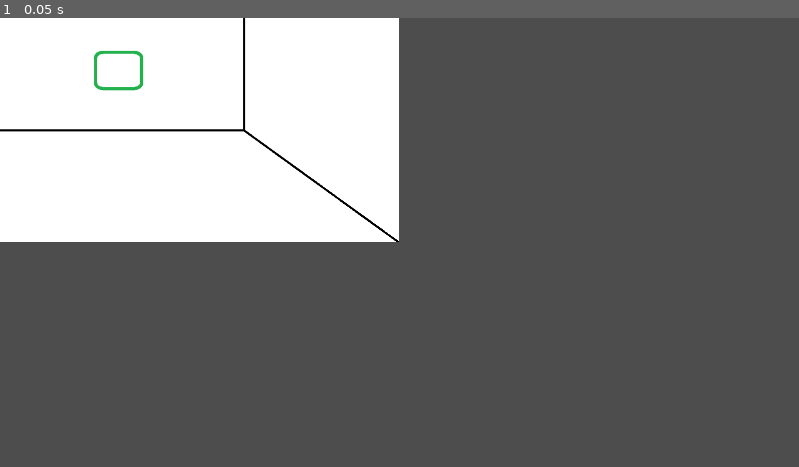
Above: before the commit, frame 1.
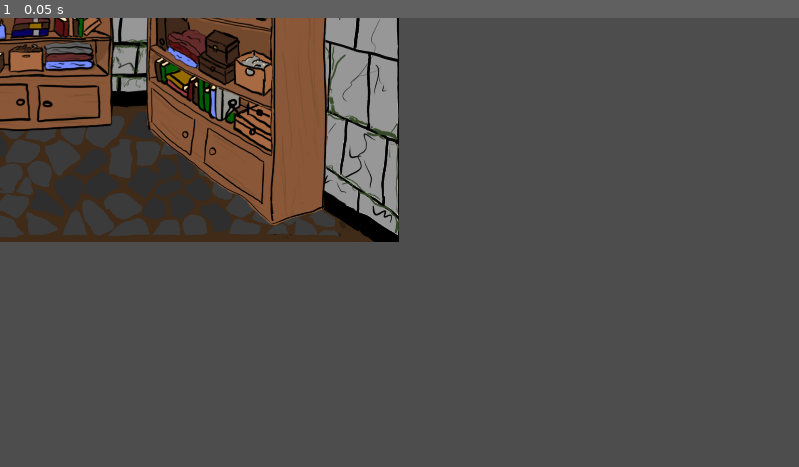
Above: after the commit, the same moment.

Repository: SebastianHylander/megacooliiil
Game: Godot game, scene res://rooms/storage_room.tscn
The game is run twice, just before and just after one commit, with the same random seed, the same clock (stepped at 60 frames per second) and the same inputs. This scene is started directly instead of the project's main scene.
Inputs:
- Up to frame 1 (0.05 s): no input

The runs differ from the first frame. In frame 1, 25% of the frame differs, in the area x 0-50%, y 0-50%.

Commit message:
storage room graphics

Diff:
--- a/Megacooliiil/rooms/storage_room.tscn
+++ b/Megacooliiil/rooms/storage_room.tscn
@@ -1,10 +1,10 @@
 [gd_scene load_steps=6 format=3 uid="uid://dfmkognun35go"]
 
 [ext_resource type="Script" path="res://rooms/storage_room.gd" id="1_v5hrg"]
-[ext_resource type="Texture2D" uid="uid://shwxkrd8ayts" path="res://images/room4.png" id="1_wrke7"]
+[ext_resource type="Texture2D" uid="uid://krdpsdvchtd7" path="res://images/storage_room.png" id="2_mrem8"]
 [ext_resource type="Script" path="res://rooms/door.gd" id="2_tkoll"]
 [ext_resource type="Script" path="res://rooms/CollectItem.gd" id="4_qjkuc"]
-[ext_resource type="PackedScene" path="res://items/key3.tscn" id="5_ovc8y"]
+[ext_resource type="PackedScene" uid="uid://sbtwexwqtb4e" path="res://items/key3.tscn" id="5_ovc8y"]
 
 [node name="roomStorage" type="Node2D" node_paths=PackedStringArray("whisper_streamer")]
 script = ExtResource("1_v5hrg")
@@ -12,7 +12,7 @@
 whisper_streamer = NodePath("Room/whispers")
 
 [node name="Room" type="Sprite2D" parent="."]
-texture = ExtResource("1_wrke7")
+texture = ExtResource("2_mrem8")
 
 [node name="Door" type="Area2D" parent="Room"]
 script = ExtResource("2_tkoll")
@@ -21,7 +21,7 @@
 locked = true
 
 [node name="CollisionPolygon2D" type="CollisionPolygon2D" parent="Room/Door"]
-polygon = PackedVector2Array(-466, -115, -213, -117, -208, 268, -465, 266)
+polygon = PackedVector2Array(-438, -129, -219, -133, -213, 214, -441, 214)
 
 [node name="Spot" type="Area2D" parent="Room"]
 script = ExtResource("4_qjkuc")
@@ -29,6 +29,7 @@
 message = "Hidden behind the overflowing shelves you manage to spot the key"
 
 [node name="CollisionPolygon2D" type="CollisionPolygon2D" parent="Room/Spot"]
-polygon = PackedVector2Array(234, 86, 341, 86, 343, 165, 229, 166)
+position = Vector2(-322, -5)
+polygon = PackedVector2Array(240, 96, 244, 96, 245, 138, 241, 138)
 
 [node name="whispers" type="AudioStreamPlayer2D" parent="Room"]
Binary file removed: Megacooliiil/images/room4.png
Binary file added: Megacooliiil/images/storage_room.png
